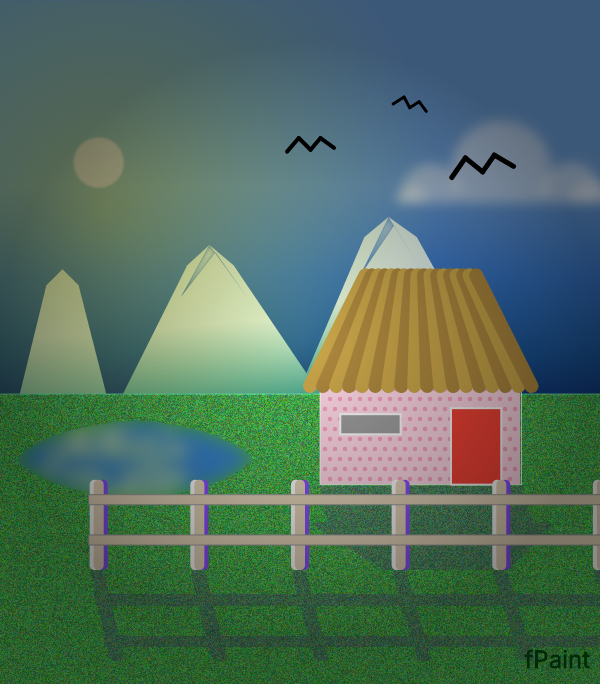
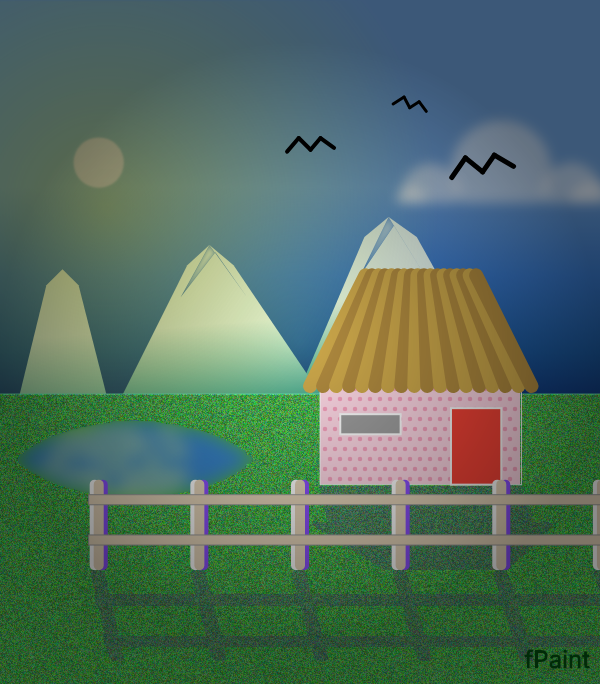
Layers edited between the first and the second 600×684 image:
painted on "Land" over [0, 394, 600, 684]
